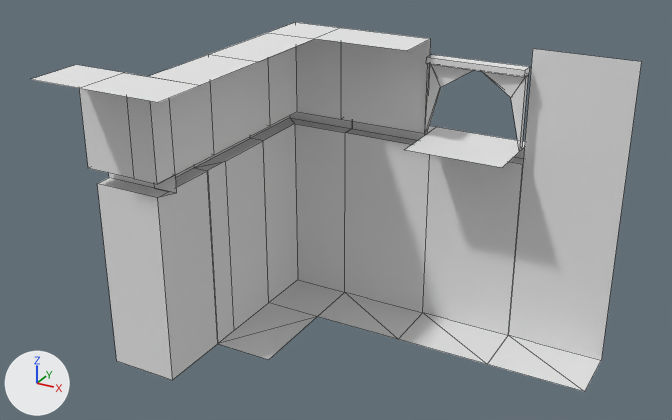
What one commit did to the Blender file Assets/Models/Environment/CastleGeometry/wallMaster.blend.
Rendered twice from a camera (50 mm lens) standing at (1.96, -3.75, 2.75) and looking at (-0.05, -0.08, 0.91). Arrows for +X, +Y and +Z are at lower left; the lights stay in place. Mesh edges are drawn as thin lines.

Names of what the first picture shows: 'Chimney1.000', 'Chimney1.002', 'Chimney1.003', 'Chimney1.004', 'Chimney1.005', 'Chimney1.006', 'Chimney1.007'.
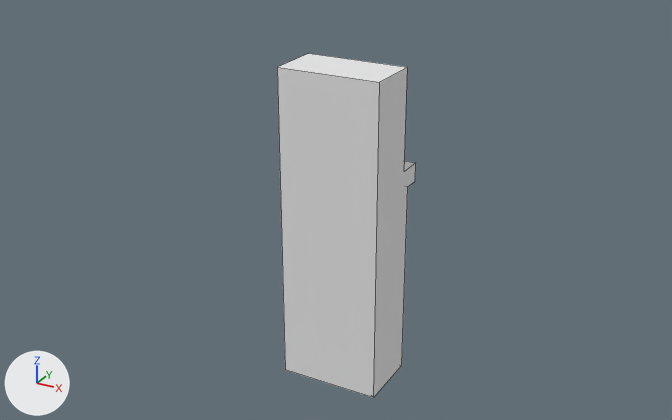
Where the newer file only moved an object's origin or applied its transform, the numbers keep the older frame.

Boxes [x1, y1, x2, y2] around the edits, measured in the pictures (672 x 420 px):
'Chimney1.005', reshaped, moved (15% wider, 11% taller): before [315, 28, 436, 339]; after [277, 54, 416, 398]
'Chimney1.003', hidden: before [31, 54, 259, 380]
'Chimney1.000', hidden: before [488, 49, 641, 392]
'Chimney1.002', hidden: before [250, 22, 352, 316]
'Chimney1.006', hidden: before [399, 127, 525, 364]
'Chimney1.007', deleted: before [194, 33, 317, 360]
'Chimney1.004', hidden: before [425, 54, 530, 152]
part 4 of me_cube_008, deleted: before [315, 28, 436, 339]
part 5 of me_cube_008, added: after [277, 54, 416, 398]

Diff of the bpy script that builds the scene:
```diff
--- a/Assets/Models/Environment/CastleGeometry/wallMaster.blend.py
+++ b/Assets/Models/Environment/CastleGeometry/wallMaster.blend.py
@@ me_cube_012 @@
 # used by ob_chimney1_004; location = (0.521, 0.0, 0.0); scale = (0.585, 0.585, 0.585)
-me_cube_012.from_pydata(...)  # 21 vertices, 23 faces; spans x -0.692..0.199, y 0.977..1.106, z 1.92..2.649
+me_cube_012.from_pydata(...)  # 21 vertices, 23 faces; spans x -1.619..-0.097, y -0.11..0.11, z 0.04..1.284
+# me_cube_012 part 1: 21 vertices removed from x -0.692..0.199, y 0.977..1.106, z 1.92..2.649
 me_cube_012.materials.append(mat_brick_007)
@@ me_cube_003 @@
 # used by ob_chimney1_003; location = (0.897, -0.038, 0.0); rotation_euler = (0.0, 0.0, -1.571), in degrees (0, 0, -90); scale = (0.585, 0.585, 0.585)
-me_cube_003.from_pydata(...)  # 37 vertices, 14 faces; spans x 0.25..1.51, y -3.43..-2.22, z 0.01..2.79
+me_cube_003.from_pydata(...)  # 40 vertices, 18 faces; spans x -0.32..0.94, y -0.32..0.89, z 0.01..2.79
+# me_cube_003 part 2: 37 vertices removed from x 0.25..1.51, y -3.43..-2.22, z 0.01..2.79
 me_cube_003.materials.append(mat_brick_002)
@@ me_cube_000 @@
 # used by ob_chimney1_002; location = (0.0, 0.0, 0.0); scale = (0.585, 0.585, 0.585)
-me_cube_000.from_pydata(...)  # 22 vertices, 12 faces, 1 loose edge; spans x -1.41..-0.69, y 0.57..1.29, z 0.01..2.79
+me_cube_000.from_pydata(...)  # 22 vertices, 16 faces; spans x -0.74..0.49, y -0.54..0.68, z 0.01..4.77
+# me_cube_000 part 3: 22 vertices removed from x -1.41..-0.69, y 0.57..1.29, z 0.01..2.79; 22 vertices added at x -0.74..0.49, y -0.54..0.68, z 0.01..4.77
 me_cube_000.materials.append(mat_brick)
@@ me_cube_008 @@
 # used by ob_chimney1_005; location = (0.0, -0.876, 0.0); scale = (0.585, 0.585, 0.585)
-me_cube_008.from_pydata(...)  # 23 vertices, 9 faces, 3 loose edges; spans x -0.69..0.2, y 2.07..2.78, z 0.01..2.79
+me_cube_008.from_pydata(...)  # 17 vertices, 11 faces; spans x -0.47..0.42, y -0.39..0.33, z 0.01..2.79
+# me_cube_008 part 4: 23 vertices removed from x -0.69..0.2, y 2.07..2.78, z 0.01..2.79
+# me_cube_008 part 5: 17 vertices added at x -0.47..0.42, y -0.39..0.33, z 0.01..2.79
 me_cube_008.materials.append(mat_brick_006)
@@ me_cube_009 @@
 # used by ob_chimney1_006; location = (0.521, 0.0, 0.0); scale = (0.585, 0.585, 0.585)
-me_cube_009.from_pydata(...)  # 17 vertices, 6 faces, 3 loose edges; spans x -0.69..0.2, y 0.57..1.29, z 0.01..1.92
-me_cube_009.materials.append(mat_brick_007)  # white #e7e7e7
+me_cube_009.from_pydata(...)  # 13 vertices, 9 faces; spans x -0.47..0.42, y -0.35..0.37, z 0.01..1.92
+# me_cube_009 part 6: the whole mesh is rebuilt
+me_cube_009.materials.append(mat_greybricks_jpg)  # picture img_greybricks_jpg
@@ me_cube_011 @@
 me_cube_011.from_pydata(...)  # 12 vertices, 3 faces, 4 loose edges; spans x -0.73..0.16, y 0.57..1.14, z 0.01..2.79
 # used by ob_chimney1_000; location = (1.065, 0.0, 0.0); scale = (0.585, 0.585, 0.585)
+# me_cube_011 part 7: the loose piece of 10 vertices spanning x -0.73..0.16, y 0.57..1.14, z 0.01..2.79 is deleted
 me_cube_011.materials.append(mat_brick_009)
@@ ob_chimney1_004 @@
 ob_chimney1_004.scale = (0.585, 0.585, 0.585)
+ob_chimney1_004.hide_viewport = True
@@ ob_chimney1_003 @@
 ob_chimney1_003 = bpy.data.objects.new('Chimney1.003', me_cube_003)
-ob_chimney1_003.location = (0.897, -0.038, 0.0)
+ob_chimney1_003.location = (0.0, 0.0, 0.0)
 ob_chimney1_003.rotation_euler = (0.0, 0.0, -1.571)  # degrees (0, 0, -90)
 ob_chimney1_003.scale = (0.585, 0.585, 0.585)
+ob_chimney1_003.hide_viewport = True
@@ ob_chimney1_002 @@
 ob_chimney1_002.scale = (0.585, 0.585, 0.585)
+ob_chimney1_002.hide_viewport = True
@@ ob_chimney1_005 @@
 ob_chimney1_005 = bpy.data.objects.new('Chimney1.005', me_cube_008)
-ob_chimney1_005.location = (0.0, -0.876, 0.0)
+ob_chimney1_005.location = (0.0, 0.0, 0.0)
 ob_chimney1_005.scale = (0.585, 0.585, 0.585)
@@ ob_chimney1_006 @@
 ob_chimney1_006 = bpy.data.objects.new('Chimney1.006', me_cube_009)
-ob_chimney1_006.location = (0.521, 0.0, 0.0)
+ob_chimney1_006.location = (0.0, 0.0, 0.0)
 ob_chimney1_006.scale = (0.585, 0.585, 0.585)
+ob_chimney1_006.hide_viewport = True
@@ ob_chimney1_007 @@
-ob_chimney1_007 = bpy.data.objects.new('Chimney1.007', me_cube_010)
@@ ob_chimney1_000 @@
 ob_chimney1_000 = bpy.data.objects.new('Chimney1.000', me_cube_011)
-ob_chimney1_000.location = (1.065, 0.0, 0.0)
+ob_chimney1_000.location = (0.0, 0.0, 0.0)
 ob_chimney1_000.scale = (0.585, 0.585, 0.585)
+ob_chimney1_000.hide_viewport = True
```
